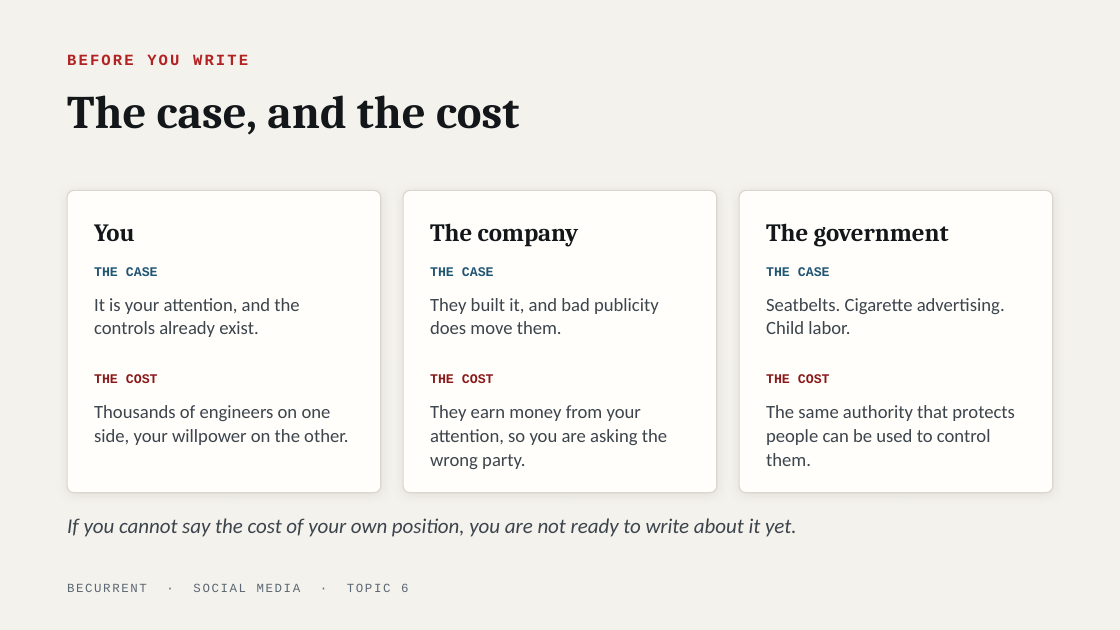
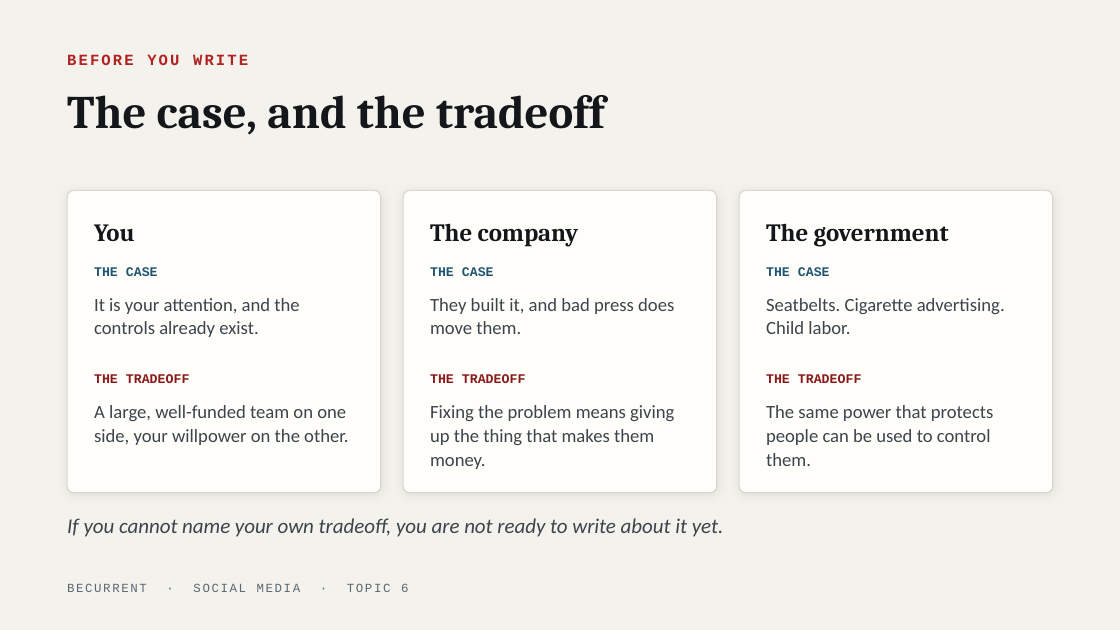
Before and after one commit to JeffAndersonLogic/BeCurrent, a slide deck: slide 9 of social-media/decks/topic-06-who-gets-to-decide.pptx. Drawn at 1120x630 pixels with LibreOffice and Linux fonts; fonts in the diff are those of the drawing. Boxes give left, top, right and bottom in pixels: in the first picture for what was removed or moved away, otherwise in the second. Text is boxed around its words. In the diff, an @@ line names an element or a change of style, - is before the commit and + after.

```diff
--- a/social-media/decks/topic-06-who-gets-to-decide.pptx
+++ b/social-media/decks/topic-06-who-gets-to-decide.pptx
@@ text at [67,95,604,135]: text changed @@
-The case, and the cost
+The case, and the tradeoff
@@ text at [430,298,674,334]: text changed @@
-They built it, and bad publicity does move them.
+They built it, and bad press does move them.
@@ text at [94,374,190,383]: text changed @@
-THE COST
+THE TRADEOFF
@@ text at [430,374,526,383]: text changed @@
-THE COST
+THE TRADEOFF
@@ text at [766,374,862,383]: text changed @@
-THE COST
+THE TRADEOFF
@@ text at [94,405,348,445]: text changed @@
-Thousands of engineers on one side, your willpower on the other.
+A large, well-funded team on one side, your willpower on the other.
@@ text at [430,405,674,469]: text changed @@
-They earn money from your attention, so you are asking the wrong party.
+Fixing the problem means giving up the thing that makes them money.
@@ text at [766,405,994,466]: text changed @@
-The same authority that protects people can be used to control them.
+The same power that protects people can be used to control them.
@@ text at [67,518,724,537]: text changed @@
-If you cannot say the cost of your own position, you are not ready to write about it yet.
+If you cannot name your own tradeoff, you are not ready to write about it yet.
```
Also in this commit, not shown: 6 other slides changed, 11 other files.
